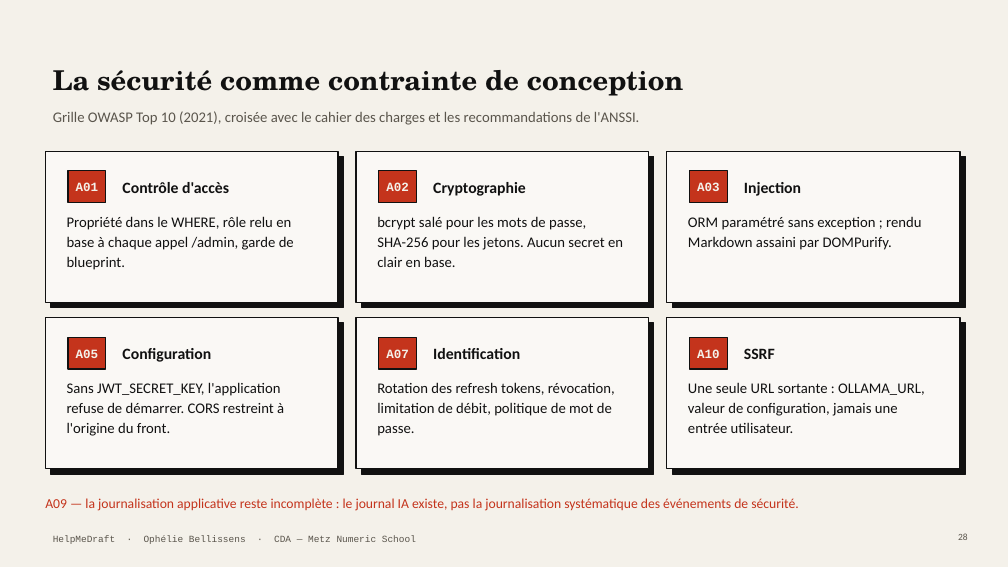
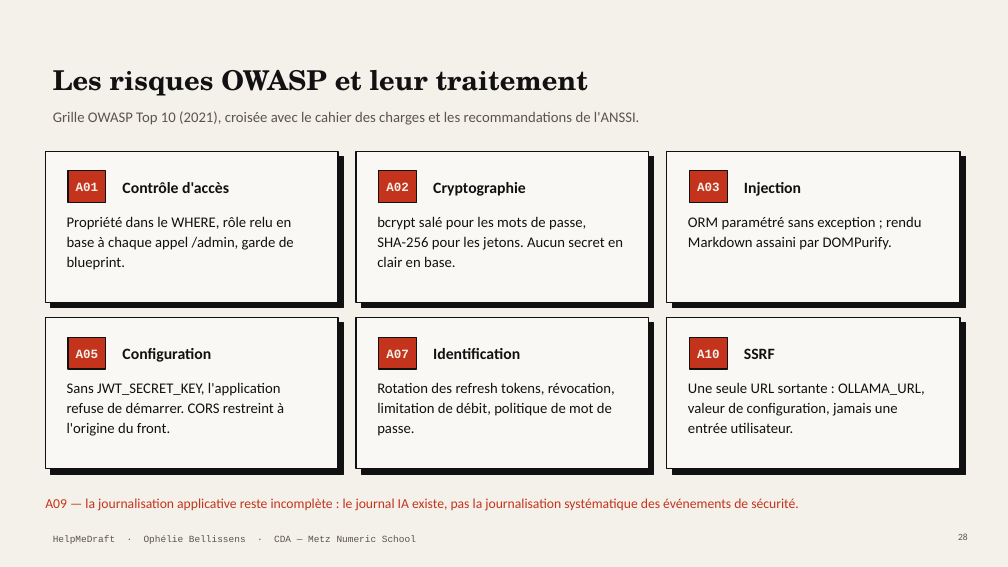
Before and after one commit to Equinoxya/HelpMeDraft---projet-fil-rouge, a slide deck: slide 28 of docs/Soutenance-HelpMeDraft.pptx. Drawn at 1008x567 pixels with LibreOffice and Linux fonts; fonts in the diff are those of the drawing. Boxes give left, top, right and bottom in pixels: in the first picture for what was removed or moved away, otherwise in the second. Text is boxed around its words. In the diff, an @@ line names an element or a change of style, - is before the commit and + after.

```diff
--- a/docs/Soutenance-HelpMeDraft.pptx
+++ b/docs/Soutenance-HelpMeDraft.pptx
@@ title at box(53, 70, 588, 96): text changed @@
-La sécurité comme contrainte de conception
+Les risques OWASP et leur traitement
```
Also in this commit, not shown: 19 other slides changed, 3 other files.
